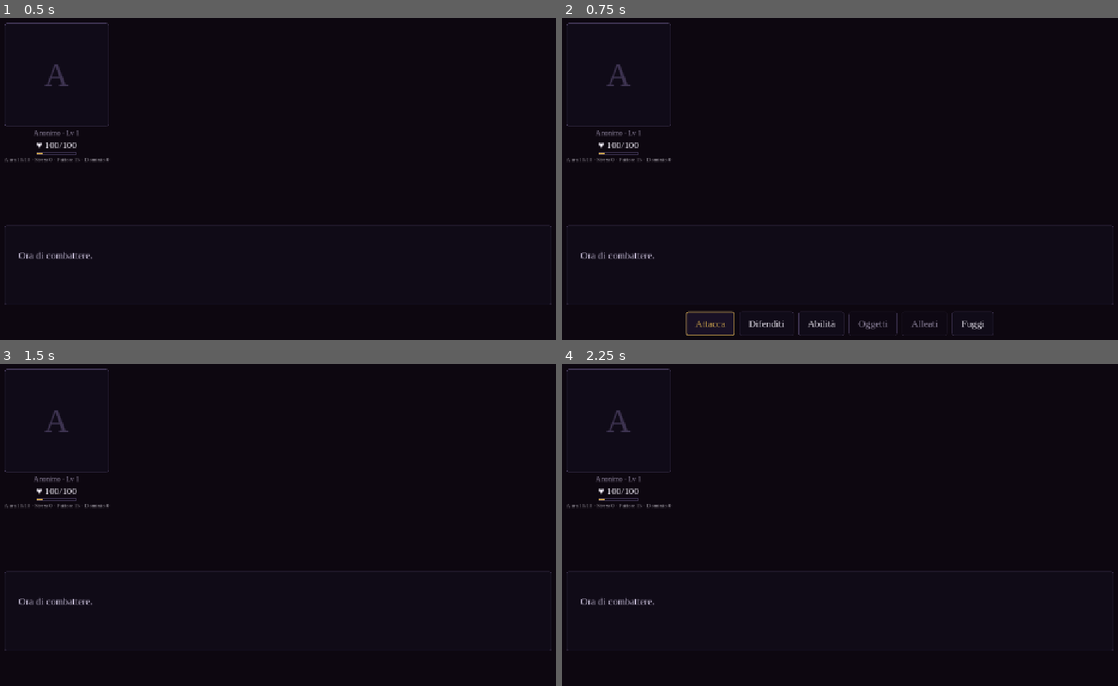
Above: before the commit, frames 1-4 (two rows, left to right).
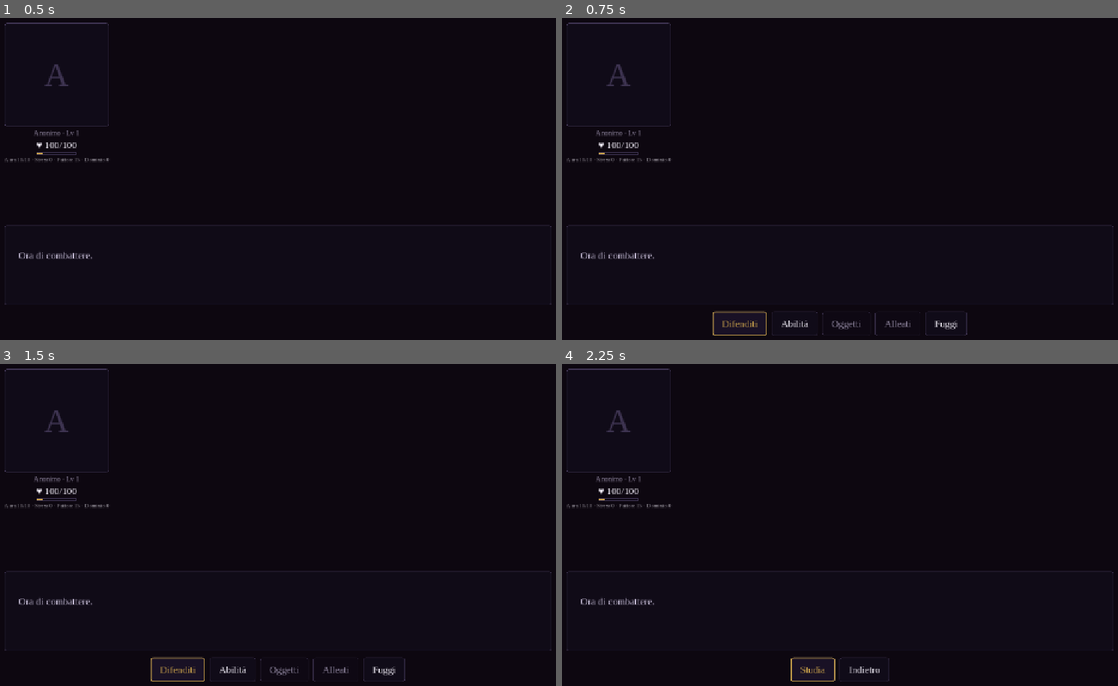
Above: after the commit, the same moments.

Repository: Rio-Chico-Devs/Carnivalz
Game: Godot game, scene res://scenes/Combattimento.tscn
Two runs of this game, one before a commit and one after it. Both use one fixed random seed, a clock stepped at 60 frames per second and the inputs below. This scene is started directly instead of the project's main scene.
Inputs (mouse positions are in pixels of both pictures, inside the frame that each line leads up to):
- Up to frame 1 (0.5 s): no input
- Up to frame 2 (0.75 s): click (840, 179) at 0.5 s
- Up to frame 3 (1.5 s): click (150, 669) at 1.25 s, where only the run before the commit has a clickable "Attacca"
- Up to frame 4 (2.25 s): click (795, 669) at 2 s, where only the run after the commit has a clickable "Abilità"

Frame 1 is identical in both runs. In frame 2, 0.9% of the frame differs, in the area x 22-78%, y 90-99%; in frame 3, 0.5%; in frame 4, 0.3%.

Commit message:
Il combattimento si gioca: si clicca sul nemico, e le parole scorrono
Bru: "il combattimento e' un vero fallimento, per colpire dovresti cliccare
in continuazione sul nemico, solo per gli attacchi speciali dovrebbe
esserci il menu. Attualmente non sto subendo danni ne' riesco ad
infliggerli, il primo combattimento blocca tutto".

Aveva ragione su tutto, e la causa era piu' grave di un bottone: avevo
consegnato un motore in tempo reale con la parte visibile mai collegata.

QUELLO CHE MANCAVA

Nel motore a turni era il ciclo a fare due cose che non si vedono finche'
non spariscono: svuotare la coda dei messaggi dopo ogni azione, e chiudere
lo scontro alla fine. Togliendo i turni sono sparite tutte e due. Quindi i
colpi si davano e si prendevano davvero - ma non arrivava a schermo un solo
numero, e lo scontro non finiva mai. Non e' che non succedeva niente: non
si vedeva niente.

Adesso c'e' pompa_messaggi(), che svuota la coda in parallelo al tempo
invece di fermarlo, e in tempo reale nemmeno i messaggi "forti" aspettano
un click: il mondo non puo' stare fermo perche' c'e' una riga da leggere.

IL COLPO NORMALE E' IL NEMICO

Non una voce di menu: ci si clicca sopra e si martella. Se la ricarica non
e' pronta il click non conta. Il menu resta per quello che non si fa
colpendo - difendersi, gli attacchi d'arma, gli speciali, gli oggetti, gli
alleati, la fuga.

LA PROVA CHE MANCAVA, ED E' IL PUNTO

Ventiduemila verifiche non avevano visto niente di tutto questo perche'
girano TUTTE in muto col giocatore automatico: chiamano le funzioni
direttamente e non premono mai un bottone, e in muto non c'e' nessuna coda
da svuotare. prova_scontro_vero_si_gioca monta lo scontro come in partita -
non muto, senza strategia - e lo gioca cliccando sul nemico: verifica che il
click faccia danno, che martellare durante la ricarica non conti, che
stando fermi si incassi, che abbattendo l'ultimo nemico lo scontro si
chiuda, e che la coda dei messaggi CALI (non che sia vuota: ogni messaggio
ha il suo tempo di lettura, e pretendere il vuoto sarebbe stato misurare
una costante invece di un comportamento).

22834 verifiche, nessun problema.

Co-Authored-By: Claude Opus 5 <noreply@anthropic.com>
Claude-Session: https://claude.ai/code/session_01AE7uzpDH1Lo1PHb29aXJxZ

Diff:
--- a/prove/Prove.gd
+++ b/prove/Prove.gd
@@ -58,6 +58,7 @@
 	prova_la_difesa_riduce_non_cancella()
 	prova_i_boss_non_si_superano_farmando()
 	prova_salita_di_livello_si_racconta()
+	await prova_scontro_vero_si_gioca()
 	prova_il_nemico_non_ti_aspetta()
 	prova_barra_di_dominio_come_energia()
 	prova_il_drop_c_e_sempre()
@@ -1939,6 +1940,87 @@
 
 	GameState.nuova_partita()
 
+func prova_scontro_vero_si_gioca() -> void:
+	# LA PROVA CHE MANCAVA, E CHE E' COSTATA UN COMBATTIMENTO INTERO.
+	#
+	# Tutte le altre girano in "muto" col giocatore automatico: chiamano le
+	# funzioni direttamente e non premono mai un bottone. Quindi non hanno mai
+	# visto che, in tempo reale, NESSUNO svuotava la coda dei messaggi e nessuno
+	# chiudeva lo scontro - il ciclo a turni faceva tutte e due le cose, e
+	# toglierlo le ha portate via. Bru, giocando: "non sto subendo danni ne'
+	# riesco ad infliggerli, il primo combattimento blocca tutto".
+	#
+	# Qui lo scontro si monta come in partita - non muto, senza strategia - e si
+	# gioca come si gioca: cliccando sul nemico.
+	titolo("uno scontro vero si gioca: si colpisce, si viene colpiti, e finisce")
+	GameState.nuova_partita()
+	GameState.nemici_combattimento = ["goblin_tipico"]
+	var scontro: Node = load("res://scenes/Combattimento.tscn").instantiate()
+	add_child(scontro)
+	await get_tree().process_frame
+	var eroe: Dictionary = {}
+	var nemico: Dictionary = {}
+	for combattente in scontro.combattenti:
+		if combattente.giocatore and eroe.is_empty():
+			eroe = combattente
+		elif not combattente.giocatore and nemico.is_empty():
+			nemico = combattente
+	esigi(not eroe.is_empty() and not nemico.is_empty(), "lo scontro non si e' montato")
+
+	# 1. SUL NEMICO SI CLICCA, e il click e' un colpo
+	esigi(nemico.get("bersaglio_cliccabile", null) != null,
+			"il nemico non ha niente da cliccare: il colpo normale non si puo' dare")
+	esigi(eroe.get("bersaglio_cliccabile", null) == null,
+			"anche il protagonista e' cliccabile come bersaglio")
+	var vita_nemico := int(nemico.hp)
+	eroe.ricarica = 0.0          # la ricarica e' pronta, come dopo qualche istante
+	scontro._su_click_nemico(nemico)
+	esigi(int(nemico.hp) < vita_nemico,
+			"cliccando sul nemico non gli e' successo niente: il colpo normale non arriva")
+
+	# 2. e non si martella a vuoto: finche' ricarichi, il click non conta
+	var dopo_il_colpo := int(nemico.hp)
+	scontro._su_click_nemico(nemico)
+	scontro._su_click_nemico(nemico)
+	esigi(int(nemico.hp) == dopo_il_colpo,
+			"cliccando durante la ricarica si colpisce lo stesso: la ricarica non serve a niente")
+
+	# 3. IL MONDO VA AVANTI DA SOLO: si lascia scorrere il tempo senza toccare
+	#    niente e il protagonista deve incassare
+	var vita_eroe := int(eroe.hp)
+	for battito in 300:
+		scontro.avanza_orologio(0.1)
+		if int(eroe.hp) < vita_eroe:
+			break
+	esigi(int(eroe.hp) < vita_eroe,
+			"trenta secondi senza fare niente e il protagonista e' intatto: i nemici non si muovono")
+
+	# 4. E FINISCE. Si abbatte il nemico e lo scontro deve chiudersi
+	nemico.hp = 1
+	eroe.ricarica = 0.0
+	scontro._su_click_nemico(nemico)
+	esigi(int(nemico.hp) <= 0, "il colpo di grazia non ha abbattuto il nemico")
+	esigi(not scontro.in_corso,
+			"abbattuto l'ultimo nemico lo scontro e' ancora in corso: non finisce piu'")
+	esigi(scontro.giocatore_ha_vinto, "lo scontro e' finito senza registrare la vittoria")
+
+	# 5. E LE PAROLE ARRIVANO A SCHERMO. Non si pretende che la coda sia gia'
+	#    vuota - ogni messaggio ha il suo tempo di lettura, e sono secondi - si
+	#    pretende che CALI: che ci sia qualcuno che la consuma. Era esattamente
+	#    quello che mancava, e nessuna prova poteva vederlo perche' giravano
+	#    tutte in muto, dove non c'e' niente da leggere
+	var in_coda_prima: int = scontro.voce.coda.size()
+	esigi(in_coda_prima > 0, "lo scontro non ha prodotto un solo messaggio da leggere")
+	var girati := 0
+	while scontro.voce.coda.size() >= in_coda_prima and girati < 2000:
+		await get_tree().process_frame
+		girati += 1
+	esigi(scontro.voce.coda.size() < in_coda_prima,
+			"la coda dei messaggi non cala mai (%d ferma li'): non la svuota nessuno, e a schermo non arriva niente"
+			% in_coda_prima)
+	scontro.free()
+	GameState.nuova_partita()
+
 func prova_il_nemico_non_ti_aspetta() -> void:
 	# LA PROVA DEL CAMBIO D'IMPIANTO. Bru: "eliminiamo i turni, i nemici non
 	# aspetteranno che tu scelga la tua mossa, continueranno ad attaccare".
--- a/scripts/Combattimento.gd
+++ b/scripts/Combattimento.gd
@@ -398,6 +398,7 @@
 		"etichetta_vita": nodi["etichetta_vita"],
 		"etichetta_extra": nodi["etichetta_extra"],
 		"barra_dominio": nodi.get("barra_dominio", null),
+		"bersaglio_cliccabile": nodi.get("bersaglio", null),
 	}
 	combattenti.append(combattente)
 	aggiorna_scheda(combattente)
@@ -620,8 +621,18 @@
 		combattente.ricarica = ricarica_di(combattente) * 0.5 + apertura
 	scontro_avviato = true
 	if tempo_reale and not muto:
-		# da qui in poi comanda _process: la scena resta viva e il tempo scorre
+		# da qui in poi comanda _process per il tempo, e la pompa per le parole.
+		#
+		# SENZA LA POMPA NON SI VEDEVA NIENTE. Nel motore a turni era il ciclo a
+		# svuotare la coda dopo ogni azione; togliendolo, i messaggi si
+		# accumulavano e non arrivava a schermo un solo numero di danno - e lo
+		# scontro non si chiudeva mai, perche' anche la fine stava li'. Bru:
+		# "non sto subendo danni ne' riesco ad infliggerli, il primo
+		# combattimento blocca tutto". Succedeva tutto: non si vedeva.
+		for combattente in combattenti:
+			collega_bersaglio(combattente)
 		menu.principale()
+		pompa_messaggi()
 		return
 	# --- orologio virtuale: le prove e il giocatore automatico ---
 	#
@@ -649,6 +660,35 @@
 			if puo_agire(combattente) and combattente.giocatore and comandi_tu(combattente):
 				riarma(combattente)
 				battuta_di(combattente)
+		await svuota_coda()
+	await svuota_coda()
+	mostra_continua_fine()
+
+func collega_bersaglio(combattente: Dictionary) -> void:
+	var bottone = combattente.get("bersaglio_cliccabile", null)
+	if bottone == null or not is_instance_valid(bottone):
+		return
+	if not bottone.pressed.is_connected(_su_click_nemico):
+		bottone.pressed.connect(_su_click_nemico.bind(combattente))
+
+func _su_click_nemico(bersaglio: Dictionary) -> void:
+	# IL COLPO NORMALE E' IL NEMICO, non una voce di menu. Si martella li'
+	# sopra: se la ricarica non e' pronta il click non fa niente, e la scheda
+	# del protagonista lo dice gia' con la sua barra
+	if int(bersaglio.get("hp", 0)) <= 0 or not il_tempo_scorre():
+		return
+	agisci_ora({"tipo": "attacca", "bersaglio": bersaglio})
+
+func pompa_messaggi() -> void:
+	# LE PAROLE SCORRONO, IL MONDO NON SI FERMA. In tempo reale la coda non puo'
+	# essere un'attesa: si legge quello che si fa in tempo di leggerlo, e intanto
+	# i nemici continuano. Quando lo scontro finisce, si finisce di leggere e
+	# solo allora compare "Continua".
+	voce.tempo_reale = true
+	while in_corso:
+		if voce.coda.is_empty():
+			await get_tree().process_frame
+			continue
 		await svuota_coda()
 	await svuota_coda()
 	mostra_continua_fine()
--- a/scripts/combattimento/Campo.gd
+++ b/scripts/combattimento/Campo.gd
@@ -50,6 +50,20 @@
 	var scheda := VBoxContainer.new()
 	var ritratto := SCENA_RITRATTO.instantiate()
 	scheda.add_child(ritratto)
+	# SUL NEMICO SI CLICCA. Bru: "per colpire dovresti cliccare in continuazione
+	# sul nemico nel caso volessi attaccare normalmente, solo per gli attacchi
+	# speciali dovrebbe esserci il menu". Quindi il colpo normale non e' una voce
+	# di menu: e' la creatura stessa. Il bottone sta SOPRA il ritratto e prende
+	# tutta la scheda, cosi' si colpisce dove si guarda
+	if not giocatore:
+		var bersaglio := Button.new()
+		bersaglio.flat = true
+		bersaglio.name = "Bersaglio"
+		bersaglio.set_anchors_preset(Control.PRESET_FULL_RECT)
+		bersaglio.mouse_filter = Control.MOUSE_FILTER_STOP
+		bersaglio.focus_mode = Control.FOCUS_NONE
+		bersaglio.mouse_default_cursor_shape = Control.CURSOR_POINTING_HAND
+		scheda.add_child(bersaglio)
 	var vita := Label.new()
 	vita.horizontal_alignment = HORIZONTAL_ALIGNMENT_CENTER
 	scheda.add_child(vita)
@@ -89,7 +103,7 @@
 			ritratto.imposta_grande(true)
 		ritratto.mostra(id_personaggio)
 	return {"scheda": scheda, "etichetta_vita": vita, "etichetta_extra": extra,
-			"barra_dominio": dominio}
+			"barra_dominio": dominio, "bersaglio": scheda.get_node_or_null("Bersaglio")}
 
 func aggiorna(combattente: Dictionary) -> void:
 	# un nemico battuto lascia il campo: si dissolve e sparisce, non resta li'
--- a/scripts/combattimento/Menu.gd
+++ b/scripts/combattimento/Menu.gd
@@ -59,19 +59,25 @@
 # --- i menu ---
 
 func principale() -> void:
+	# IL COLPO NORMALE NON STA QUI. Si da' cliccando sul nemico, e si martella
+	# quanto si vuole: il menu e' per quello che una creatura non sa fare da
+	# sola - difendersi, gli speciali, gli oggetti, gli alleati, la fuga. Bru:
+	# "solo per gli attacchi speciali dovrebbe esserci il menu di scelta".
 	pulisci()
 	var passo: Dictionary = scontro.passo_tutorial()
 	if not passo.is_empty():
 		# tutorial: si puo' fare solo quello che ti viene chiesto (e Studia,
 		# sempre libero: guardare non e' mai un errore)
 		var richiesta := String(passo.get("azione", ""))
-		bottone("Attacca", bersagli, richiesta != "attacca", richiesta == "attacca")
 		bottone("Difenditi", scegli.bind({"tipo": "difendi"}), richiesta != "difendi", richiesta == "difendi")
 		bottone("Abilità", abilita)
 		bottone("Oggetti", oggetti, richiesta != "oggetto", richiesta == "oggetto")
 		return
-	bottone("Attacca", bersagli)
 	bottone("Difenditi", scegli.bind({"tipo": "difendi"}))
+	if not GameState.attacchi_arma(String(scontro.attaccante_corrente.get("id", ""))).is_empty():
+		# gli attacchi d'arma non sono il colpo normale: sono scelte, e le scelte
+		# stanno nel menu
+		bottone("Arma", bersagli)
 	bottone("Abilità", abilita)
 	bottone("Oggetti", oggetti, GameState.sacca.is_empty() and scontro.leve_utilizzabili().is_empty())
 	bottone("Alleati", alleati, scontro.alleati_disponibili().is_empty())
--- a/scripts/combattimento/Voce.gd
+++ b/scripts/combattimento/Voce.gd
@@ -44,6 +44,9 @@
 
 var coda: Array[Dictionary] = []   # {tipo, chi, testo, forte, effetto}
 var salta_messaggio := false       # un click chiede di passare avanti
+# In tempo reale nessun messaggio puo' fermare il mondo aspettando un click:
+# anche quelli "forti" scorrono da soli, solo con piu' calma
+var tempo_reale := false
 
 func _init(albero_scena: SceneTree, silenziosa := false) -> void:
 	albero = albero_scena
@@ -116,7 +119,7 @@
 	# 2. poi: i messaggi forti aspettano il click, gli altri il tempo di lettura.
 	# Il triangolino resta acceso solo sui forti, cosi' vuol dire una cosa sola:
 	# "questo sta aspettando te"
-	if forte:
+	if forte and not tempo_reale:
 		while not salta_messaggio:
 			await albero.process_frame
 	else:
Not shown, changed: README.md
Not shown, changed: prove/esegui.sh
